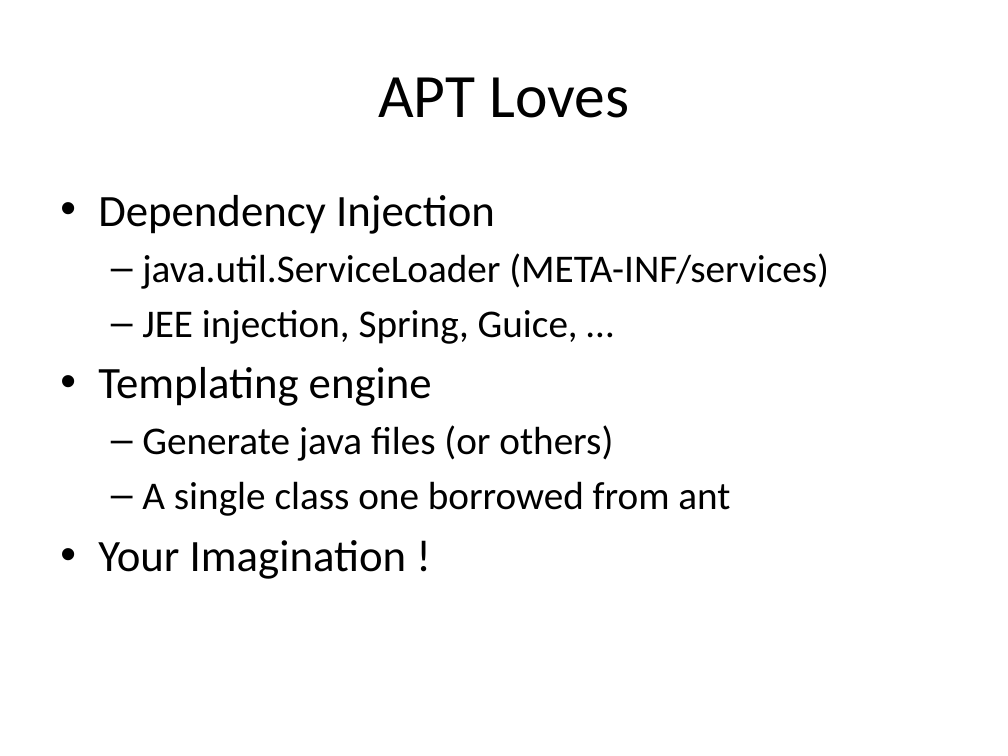
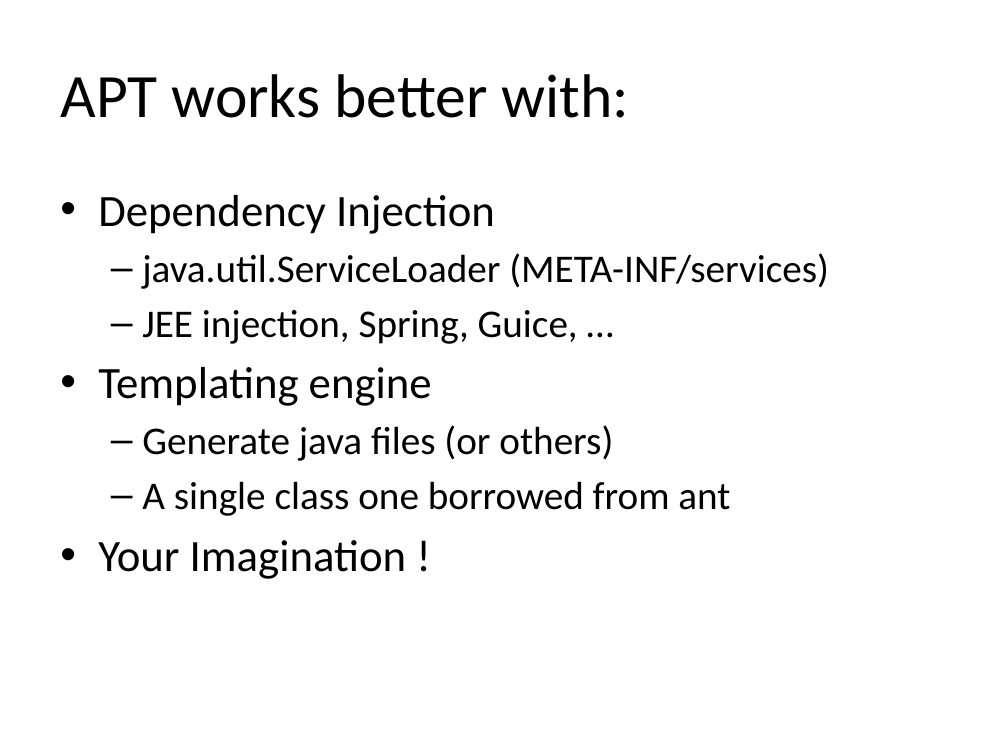
Before and after one commit to dbaeli/ez18n, a slide deck: slide 23 of ez18n-slides/javaone-2012/ez18n_javaone2012.pptx (slide 18 before the commit). Drawn at 1008x756 pixels with LibreOffice and Linux fonts; fonts in the diff are those of the drawing; background and template pictures are left out. Boxes give left, top, right and bottom in pixels: in the first picture for what was removed or moved away, otherwise in the second. Text is boxed around its words. In the diff, an @@ line names an element or a change of style, - is before the commit and + after.

```diff
--- a/ez18n-slides/javaone-2012/ez18n_javaone2012.pptx
+++ b/ez18n-slides/javaone-2012/ez18n_javaone2012.pptx
@@ title at (x1=60, y1=74, x2=629, y2=118): text changed @@
-APT Loves
+APT works better with:
```
Also in this commit, not shown: 8 other slides changed, 10 slides added, 13 slides removed.
